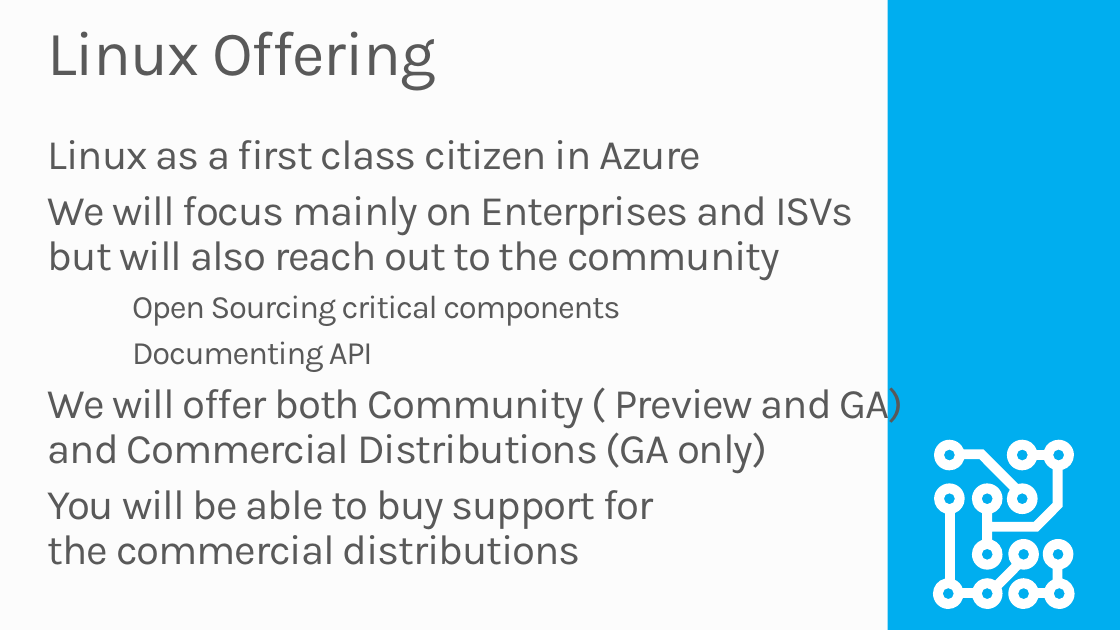
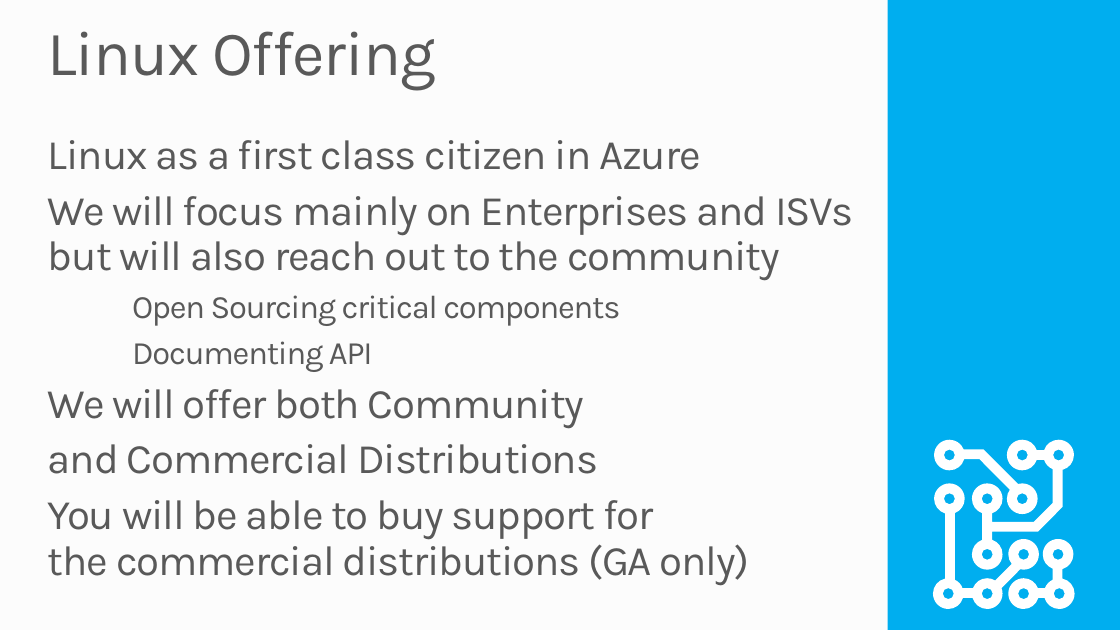
Before and after one commit to mwasham/WATK-Presentations, a slide deck: slide 6 of LinuxVirtualMachines/LinuxVirtualMachines.pptx. Drawn at 1120x630 pixels with LibreOffice and Linux fonts; fonts in the diff are those of the drawing; background and template pictures are left out. Boxes give left, top, right and bottom in pixels: in the first picture for what was removed or moved away, otherwise in the second. Text is boxed around its words. In the diff, an @@ line names an element or a change of style, - is before the commit and + after.

Commit message:
updated linux ppt

```diff
--- a/LinuxVirtualMachines/LinuxVirtualMachines.pptx
+++ b/LinuxVirtualMachines/LinuxVirtualMachines.pptx
@@ text at <box>48,389,750,586</box>: text changed @@
-We will offer both Community ( Preview and GA)
-and Commercial Distributions (GA only)
-You will be able to buy support for
-the commercial distributions
+We will offer both Community
+and Commercial Distributions
+You will be able to buy support for
+the commercial distributions (GA only)
```
Also in this commit, not shown: 2 other slides changed, 7 slides added.
